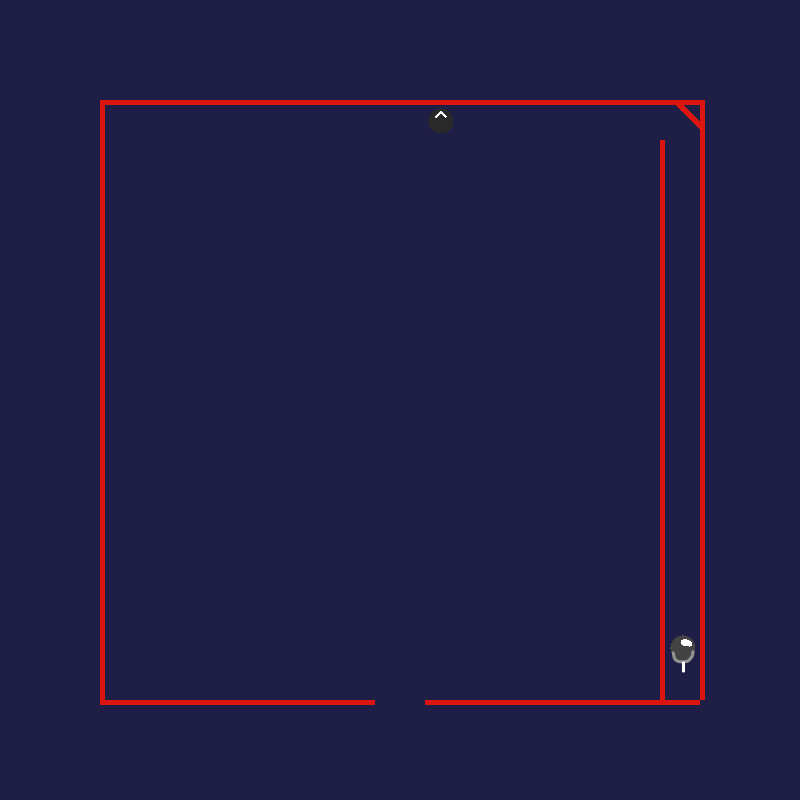
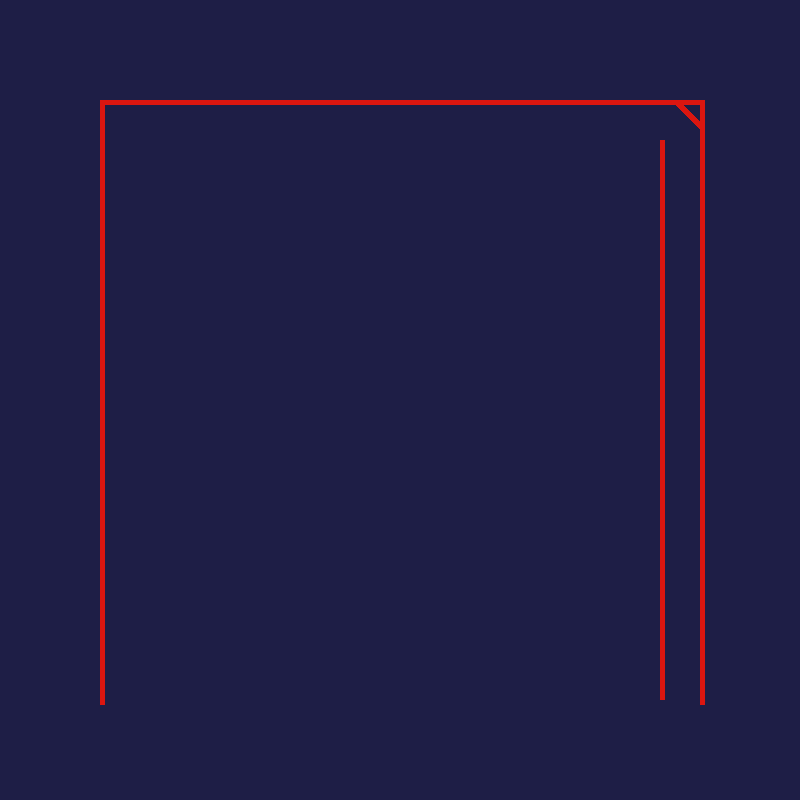
Two versions of the same layered image (800px x 800px). Layer-by-layer changes:
added group "table" with 3 layers above "background" over [105, 108, 706, 705]
added layer "borders" in group "table" over [105, 108, 706, 705]
added layer "launch area" in group "table" over [670, 635, 695, 673]
renamed "table.png" to "table_full", hid it, moved it into group "table", painted on it over [105, 108, 706, 705]
